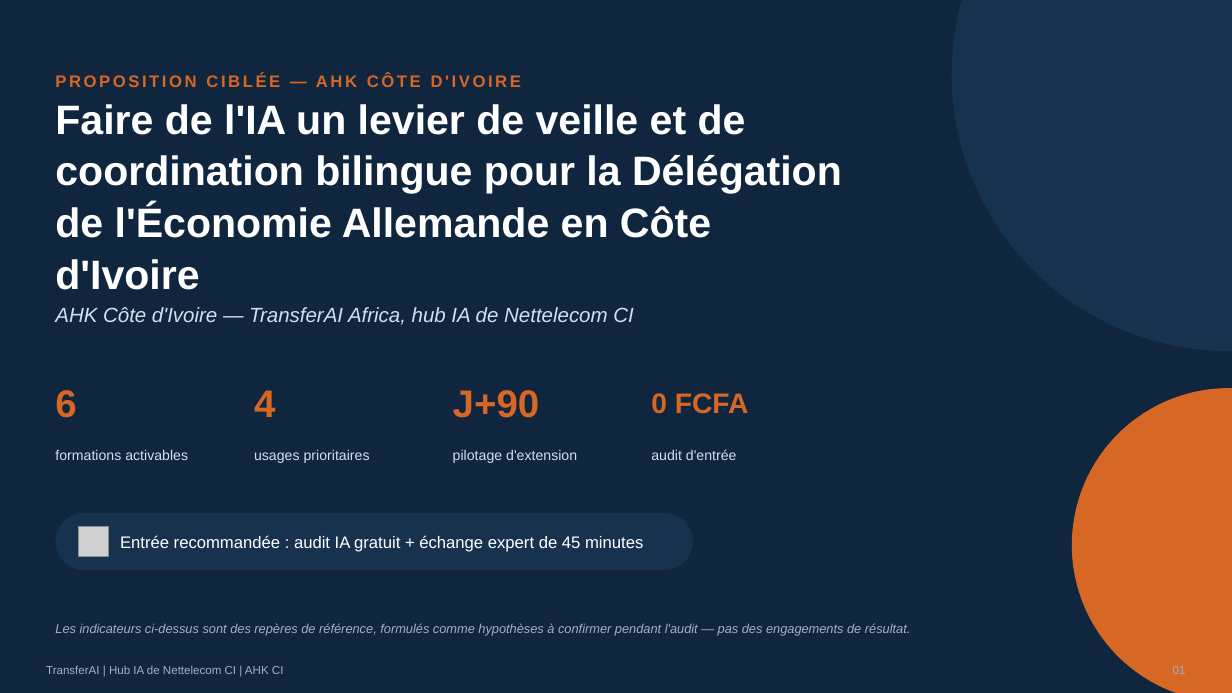
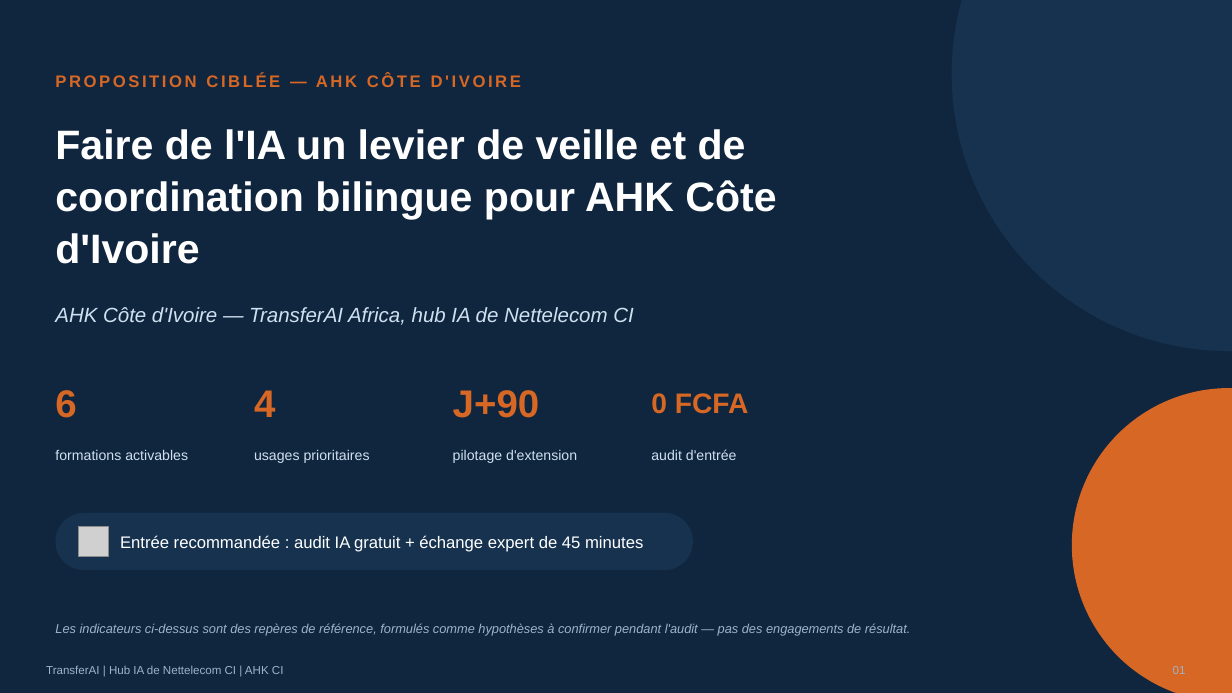
Before and after one commit to mayoro1972/connect-ia-bloom, a slide deck: slide 1 of docs/transferai-prospection/packs-entreprises-cibles-2026-07/AHK_CI/Deck_AHK_CI_2026-07-07.pptx. Drawn at 1232x693 pixels with LibreOffice and Linux fonts; fonts in the diff are those of the drawing; grey boxes stand for pictures. Boxes give left, top, right and bottom in pixels: in the first picture for what was removed or moved away, otherwise in the second. Text is boxed around its words. In the diff, an @@ line names an element or a change of style, - is before the commit and + after.

```diff
--- a/docs/transferai-prospection/packs-entreprises-cibles-2026-07/AHK_CI/Deck_AHK_CI_2026-07-07.pptx
+++ b/docs/transferai-prospection/packs-entreprises-cibles-2026-07/AHK_CI/Deck_AHK_CI_2026-07-07.pptx
@@ text at (55,129,776,264): text changed @@
-Faire de l'IA un levier de veille et de coordination bilingue pour la Délégation de l'Économie Allemande en Côte d'Ivoire
+Faire de l'IA un levier de veille et de coordination bilingue pour AHK Côte d'Ivoire
```
Also in this commit, not shown: 1 other slide changed, 58 other files.
